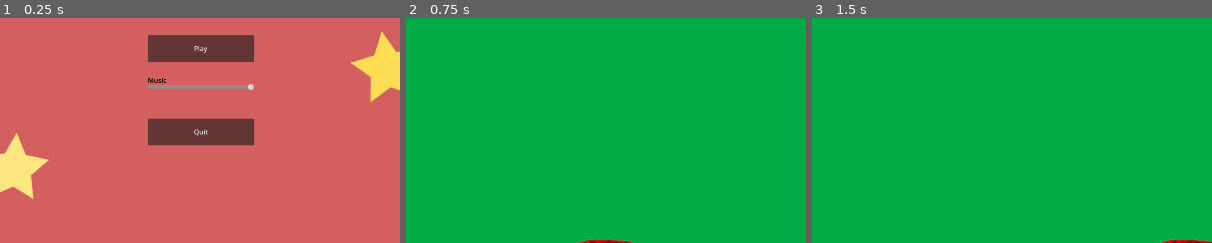
Above: before the commit, frames 1-3 (left to right).
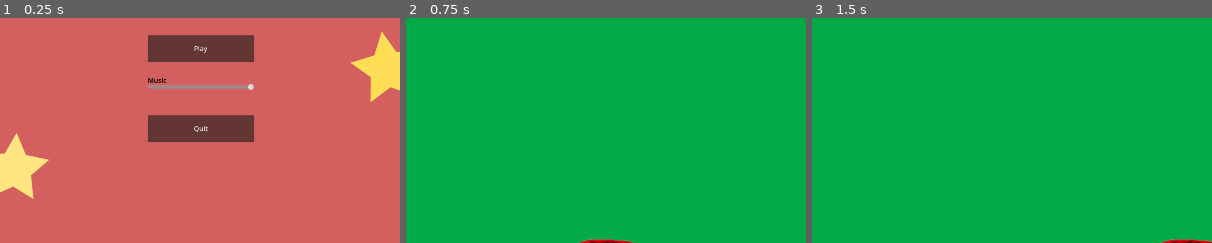
Above: after the commit, the same moments.

Repository: lukradecki/GRain
Game: Godot game, scene res://main_menu.tscn
Same seed, same stepped clock (60 frames per second), same inputs: the game is played once before the commit and once after it.
Inputs (mouse positions are % of the whole screen's width and height, from its top left):
- Up to frame 1 (0.25 s): no input
- Up to frame 2 (0.75 s): click "Play" at 0.5 s
- Up to frame 3 (1.5 s): tap Enter at 1.25 s; move the mouse to (72, 45) at 1.27 s
The pictures show only the part of the screen within x 25-75%, y 44-94%; the shares and areas given below are measured in that part.

The runs differ from the first frame. In frame 1, 1.0% of the frame differs, in the area x 37-64%, y 43-57%; in frame 2, nothing differs; in frame 3, nothing differs.

Commit message:
Removed webm from imgs

Diff:
--- a/main_menu.tscn
+++ b/main_menu.tscn
@@ -26,9 +26,9 @@
 [node name="Quit" type="Button" parent="."]
 layout_mode = 0
 offset_left = 832.0
-offset_top = 712.0
+offset_top = 704.0
 offset_right = 1088.0
-offset_bottom = 776.0
+offset_bottom = 768.0
 text = "Quit"
 
 [node name="Play" type="Button" parent="."]
Not shown, removed: imgs/[Royalty FREE Music] Jingle Bells 8Bit [ZX4Q1EF9tzQ].webm
